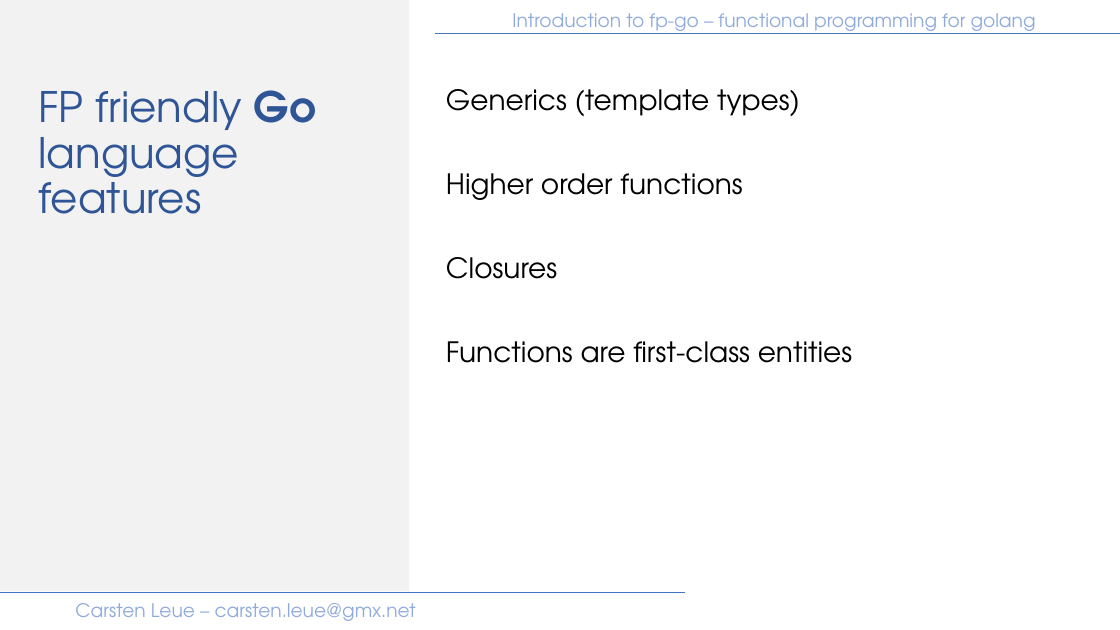
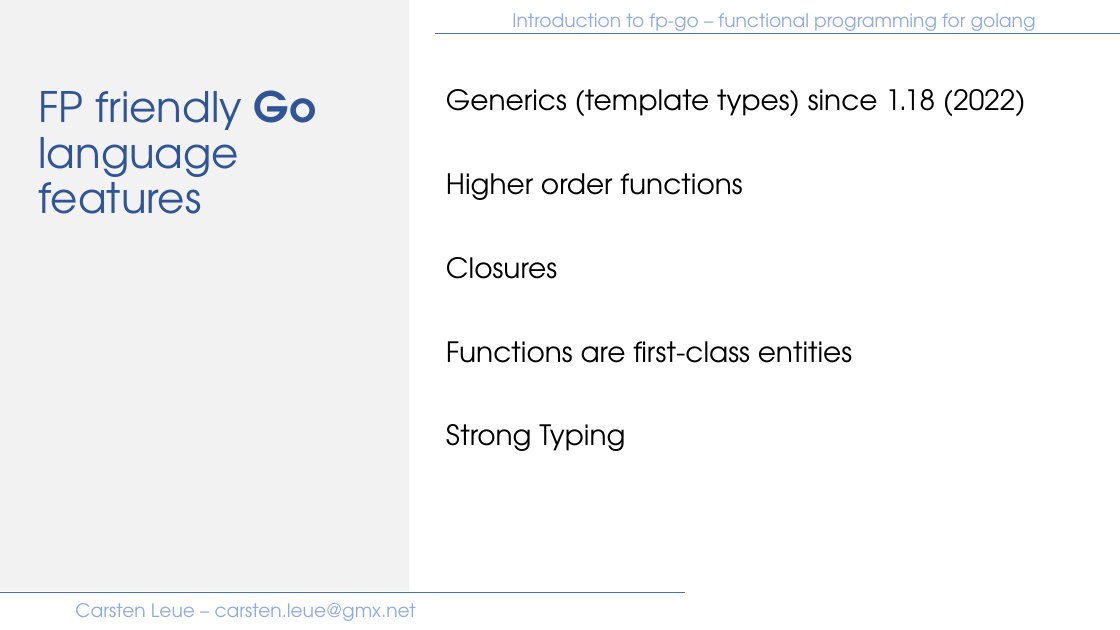
Before and after one commit to IBM/fp-go, a slide deck: slide 10 of samples/presentation/introduction.pptx (slide 7 before the commit). Drawn at 1120x630 pixels with LibreOffice and Linux fonts; fonts in the diff are those of the drawing. Boxes give left, top, right and bottom in pixels: in the first picture for what was removed or moved away, otherwise in the second. Text is boxed around its words. In the diff, an @@ line names an element or a change of style, - is before the commit and + after.

```diff
--- a/samples/presentation/introduction.pptx
+++ b/samples/presentation/introduction.pptx
@@ text at (446, 89, 1026, 116): text changed @@
-Generics (template types)
+Generics (template types) since 1.18 (2022)
@@ text at (446, 424, 625, 451): paragraph added @@
+Strong Typing
```
Also in this commit, not shown: 7 other slides changed, 12 slides added, 4 other files.
